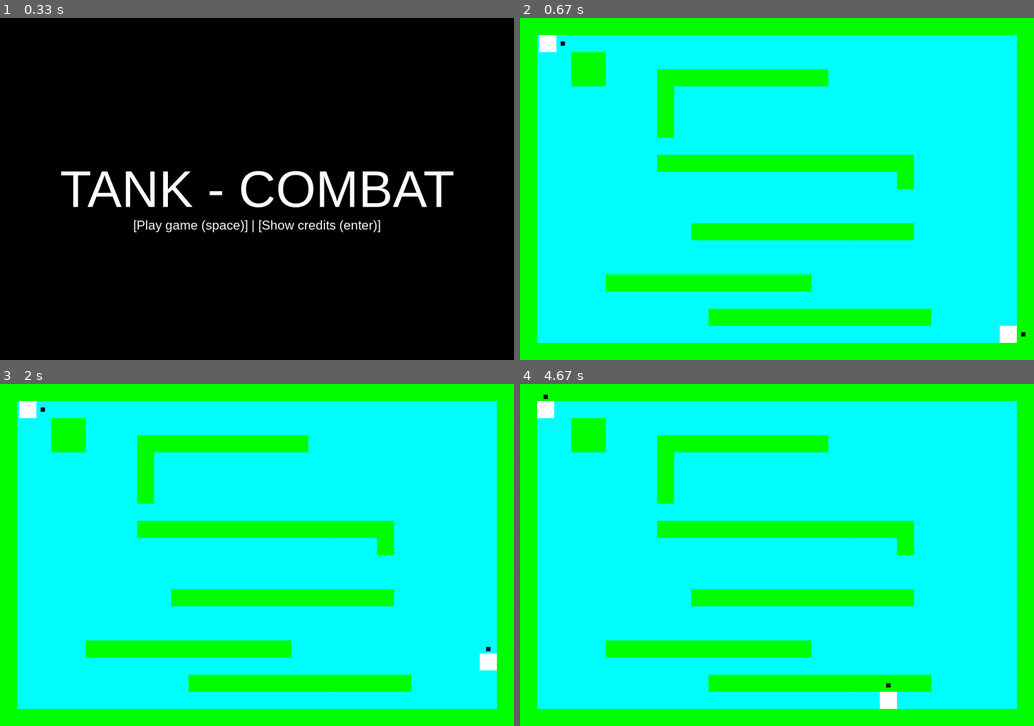
Above: before the commit, frames 1-4 (two rows, left to right).
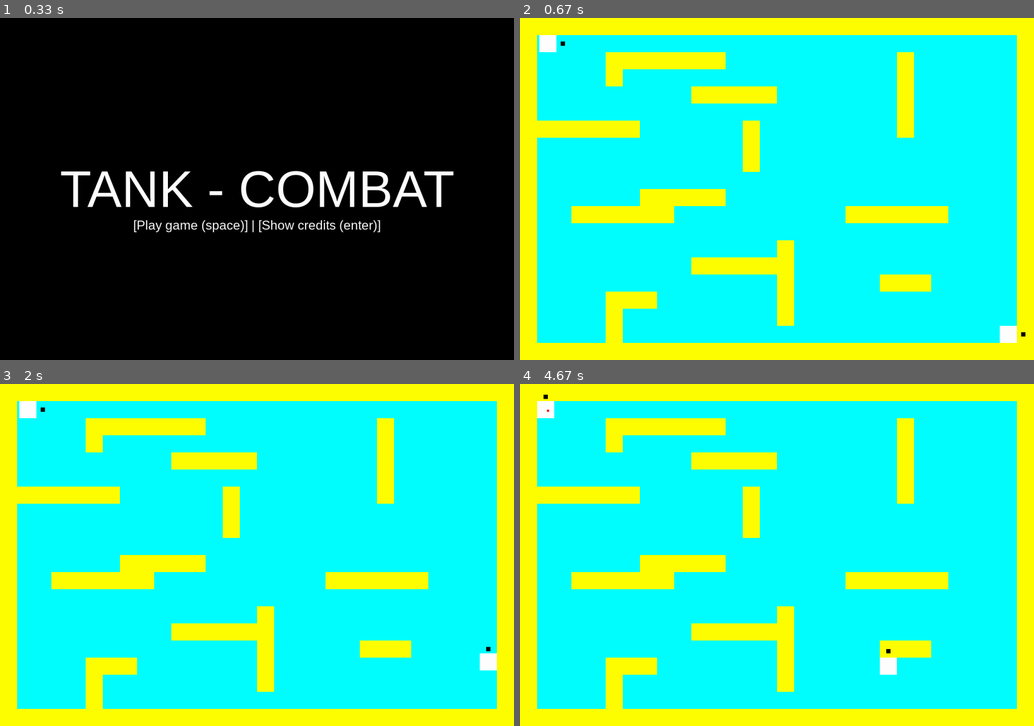
Above: after the commit, the same moments.

Repository: rudyjcruz831/tank_pygame
Game: pygame game, started from main.py
Same seed, same stepped clock (60 frames per second), same inputs: the game is played once before the commit and once after it.
Inputs:
- Up to frame 1 (0.33 s): no input
- Up to frame 2 (0.67 s): hold Space from 0.33 s (still down); hold Right from 0.33 s (still down)
- Up to frame 3 (2 s): release Space at 0.8 s; release Right at 0.8 s; tap Enter at 0.83 s; hold Up from 1.67 s (still down)
- Up to frame 4 (4.67 s): release Up at 2.13 s; hold Right 2.17-2.63 s; hold Left 2.67-3.2 s; hold Enter 3.23-3.53 s; hold Down 3.23-3.53 s; hold Down 3.57-3.87 s; hold S 3.57-3.87 s; tap Space at 3.63, 3.97, 4.27, 4.4 s; hold Left 3.9-4.3 s; hold A 3.9-4.3 s; hold Up from 4.33 s (still down); hold W from 4.33 s (still down)

Frame 1 is identical in both runs. In frame 2, 38% of the frame differs, in the area x 0-100%, y 0-100%; in frame 3, 38%; in frame 4, 38%.

Commit message:
created new colors groups, removed death and created respawn fun and created change round system

Diff:
--- a/bullet.py
+++ b/bullet.py
@@ -10,10 +10,12 @@
 class Bullet(pygame.sprite.Sprite):
     def __init__(self, x, y, direction, color):
         super().__init__()
+        # body
         self.color = color
         self.image = pygame.Surface((5, 5))
         self.image.fill(color)
         self.rect = self.image.get_rect(center=(x, y))
+        # actions
         self.direction = direction
         self.bounce_count = 0
         self.hits = 0
@@ -32,8 +34,11 @@
         if self.hits >= 6:
             self.kill()
 
-    def change_dir(self):
-        self.move_x *= -1
+    def change_dir(self, dir):
+        if dir == 'x':
+            self.move_x *= -1
+        else:
+            self.move_y *= -1
         self.collision_initial_time = time()
         self.hits += 1
         hit_sound_effect.play()
@@ -43,11 +48,11 @@
             if direction == 'horizontal':
                 if self.collision_final_time - self.collision_initial_time > 0.1:
                     if self.rect.colliderect(wall):
-                        self.change_dir()
+                        self.change_dir('x')
             if direction == 'vertical':
                 if self.collision_final_time - self.collision_initial_time > 0.1:
                     if self.rect.colliderect(wall):
-                        self.change_dir()
+                        self.change_dir('y')
 
     @staticmethod
     def get_random_direction():
--- a/game.py
+++ b/game.py
@@ -4,21 +4,13 @@
 from maze import Maze
 from utils.maze_list import MAZE_LIST
 from tank import Tank
-from utils.colors import WHITE, RED, COLORS
+from utils.colors import WHITE, COL_GROUP_1, COL_GROUP_2
 from utils.sizes import BLOCK_SIZE, MAZE_WIDTH, MAZE_HEIGHT
 from sfx import damage_sound_effect
 from utils.menu import draw_menu
 from time import time
 
 pygame.init()
-# maze pattern
-pattern = random.choice(MAZE_LIST)
-# map color
-maze_color = random.choice(COLORS)
-bg_color = random.choice(COLORS)
-
-while bg_color == maze_color or bg_color == COLORS[0]:
-    bg_color = random.choice(COLORS)
 
 
 def quit_game():
@@ -38,14 +30,18 @@
         # game controls
         self.game_start = False
         self.show_credits = False
+        self.tank1_died = False
+        self.tank2_died = False
         self.clock = pygame.time.Clock()
+        # background
+        self.bg_color = random.choice(COL_GROUP_1)
         # maze
-        self.maze = Maze(pattern, maze_color)
+        self.pattern = random.choice(MAZE_LIST)
+        self.maze_color = random.choice(COL_GROUP_2)
+        self.maze = Maze(self.pattern, self.maze_color)
         # tanks
-        self.tank1_id = 1
-        self.tank2_id = 2
-        self.tank1 = Tank(1, 1, WHITE, BLOCK_SIZE, self.tank1_id, self.maze.walls)
-        self.tank2 = Tank(MAZE_WIDTH - 2, MAZE_HEIGHT - 2, WHITE, BLOCK_SIZE, self.tank2_id, self.maze.walls)
+        self.tank1 = Tank(1, 1, WHITE, BLOCK_SIZE, 1, self.maze.walls)
+        self.tank2 = Tank(MAZE_WIDTH - 2, MAZE_HEIGHT - 2, WHITE, BLOCK_SIZE, 2, self.maze.walls)
         # bullet and sprite groups
         self.all_sprites = pygame.sprite.Group()
         self.all_sprites.add(self.tank1, self.tank2)
@@ -63,9 +59,9 @@
                     quit_game()
                 # handle shooting
                 if self.game_start:
-                    if event.key == pygame.K_SPACE:
+                    if event.key == pygame.K_SPACE and not self.tank1_died:
                         self.tank1.fire_bullet()
-                    elif event.key == pygame.K_RETURN:
+                    elif event.key == pygame.K_RETURN and not self.tank2_died:
                         self.tank2.fire_bullet()
                 # handle menu screen events
                 elif not self.game_start:
@@ -74,10 +70,30 @@
                     elif event.key == pygame.K_RETURN:
                         self.show_credits = not self.show_credits
 
-    def draw_players(self, tank):
+    def handle_next_round(self, tank):
+        if tank.id == 1:
+            self.tank1_died = True
+        else:
+            self.tank2_died = True
+        # maze pattern
+        self.pattern = random.choice(MAZE_LIST)
+        # map color
+        self.bg_color = random.choice(COL_GROUP_1)
+        self.maze_color = random.choice(COL_GROUP_2)
+        self.maze = Maze(self.pattern, self.maze_color)
+        # update tanks stats
+        self.tank1.obstacles = self.tank2.obstacles = self.maze.walls
+        self.tank1_died = self.tank2_died = False
+        # respawn fired tank
+        tank.respawn()
+        tank.life = 1
+
+    def draw_player(self, tank):
         if tank.life > 0:
             tank.draw_pointer(self.screen)
             tank.all_sprites.draw(self.screen)
+        else:
+            self.handle_next_round(tank)
 
     def update(self):
         # checks collision
@@ -88,17 +104,16 @@
                     if collisions:
                         player.life -= 1
                         damage_sound_effect.play()
-        # draw tanks dir
-        self.draw_players(self.tank1)
-        self.draw_players(self.tank2)
+        # draw tanks
+        for player in self.players:
+            self.draw_player(player)
         # update all
         self.all_sprites.update(self.maze.walls)
 
     def draw_game(self):
-        self.screen.fill(bg_color)
+        self.screen.fill(self.bg_color)
         self.maze.draw(self.screen)
         # draw tank and bullets
-        # tem que fazer parar de desenhar quando ele morrer
         self.all_sprites.draw(self.screen)
 
     def run(self):
--- a/maze.py
+++ b/maze.py
@@ -8,10 +8,12 @@
     def __init__(self, pattern, color):
         self.pattern = pattern
         self.color = color
+        self.size = 0
         self.walls = pygame.sprite.Group()
         for y, row in enumerate(pattern):
             for x, char in enumerate(row):
                 if char == "#":
+                    self.size += 1
                     wall = Wall(x, y, color)
                     self.walls.add(wall)
 
--- a/tank.py
+++ b/tank.py
@@ -34,7 +34,7 @@
         self.bullets = pygame.sprite.Group()
         self.life = 1
 
-    def tank_respawn(self):
+    def handle_initial_dir(self):
         if self.spawned:
             if self.id == 1:
                 self.go_to('right')
@@ -44,23 +44,18 @@
 
     def update(self, walls):
         # handle initial tank position
-        self.tank_respawn()
+        self.handle_initial_dir()
         self.rect_block.centerx = self.rect.centerx + self.block_dx
         self.rect_block.centery = self.rect.centery + self.block_dy
         self.rect.x += self.dx
         self.collider_wall('horizontal')
         self.rect.y += self.dy
         self.collider_wall('vertical')
-        # handle bullet collision
-        bullet_hit = pygame.sprite.spritecollideany(self, self.bullets)
-        if bullet_hit:
-            pass
         self.move()
         self.tank1_final_time = time()
         self.tank2_final_time = time()
 
     def go_to(self, direction):
-        print(self.life)
         if direction == 'up':
             self.dy = -5
             self.block_dy = -35
@@ -129,12 +124,11 @@
                     if self.dy < 0:
                         self.rect.top = wall.rect.bottom
 
-    def death(self):
-        # moves tank out of screen
-        self.rect.topleft = (1000, 1000)
+    def respawn(self):
+        self.rect.topleft = (50, 50)
 
     def draw_pointer(self, screen):
-        # Desenhar o quadrado preto em cima do tanque
+        # draws black square as a tank pointer
         pygame.draw.rect(screen, (0, 0, 0), self.rect_block)
 
     def fire_bullet(self):
--- a/utils/colors.py
+++ b/utils/colors.py
@@ -1,10 +1,19 @@
+# base
 BLACK = (0, 0, 0)
 WHITE = (255, 255, 255)
 RED = (255, 0, 0)
+# group 1
+ORANGE = (255, 125, 0)
+BLUE = (0, 0, 255)
+VIOLET = (125, 0, 125)
+PINK = (255, 0, 255)
+CYAN = (0, 255, 255)
+# group 2
+BIRU = (0, 125, 255)
+YELLOW = (255, 255, 0)
+LEMON = (125, 255, 0)
+MAGENTA = (255, 0, 125)
 GREEN = (0, 255, 0)
-BLUE = (0, 0, 255)
-YELLOW = (255, 255, 0)
-PURPLE = (255, 0, 255)
-CYAN = (0, 255, 255)
-
-COLORS = [RED, GREEN, BLUE, YELLOW, PURPLE, CYAN]
+# color groups
+COL_GROUP_1 = [ORANGE, BLUE, VIOLET, PINK, CYAN]
+COL_GROUP_2 = [BIRU, YELLOW, LEMON, MAGENTA, GREEN]
--- a/utils/maze_list.py
+++ b/utils/maze_list.py
@@ -28,7 +28,6 @@
         "#  ##   ##########           #",
         "#                            #",
         "#                 ######     #",
-        "#                            #",
         "#                            #",
         "#       ########             #",
         "#       ###                  #",
